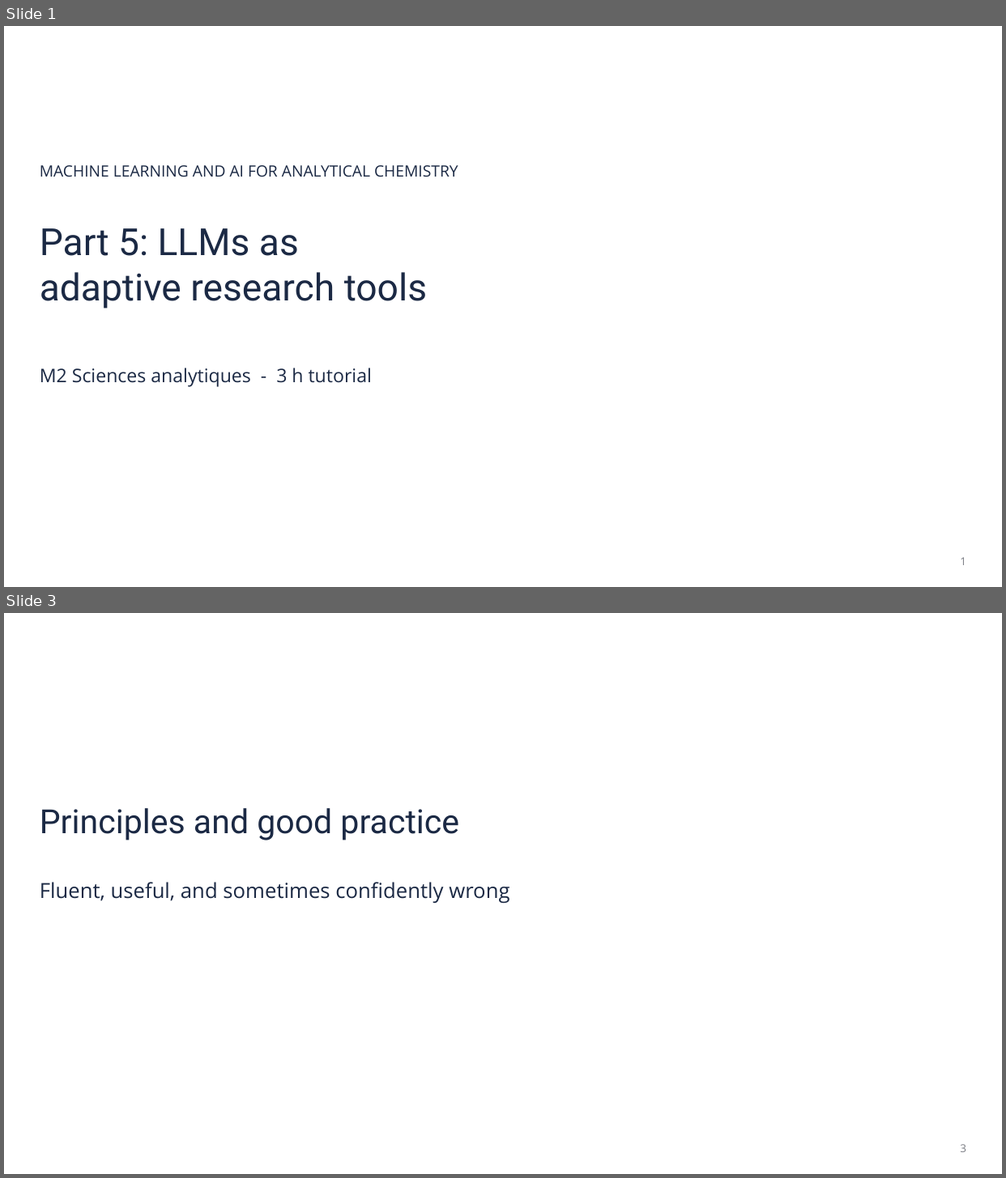
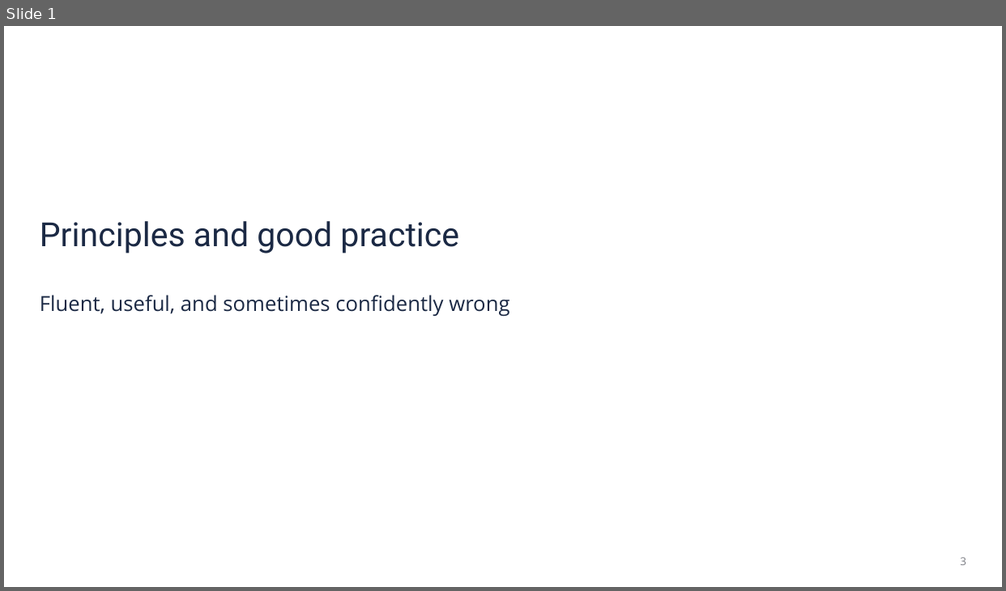
Before and after one commit to CompOmics/ML_AI_Analytical_Chemistry_Course, a slide deck: 05_LLM_Tools/slides/5_3_Part5_LLM_slides.pptx. Shown one above the other, each under a label of ours: slides 1 and 3 before the commit, slide 1 after it; the slides between them are not shown. The pictures are 1006x1178 and 1006x591 pixels, drawn with LibreOffice and Linux fonts; fonts in the diff are those of the drawing. Boxes give left, top, right and bottom in pixels: in the first picture for what was removed or moved away, otherwise in the second. Text is boxed around its words. In the diff, an @@ line names an element or a change of style, - is before the commit and + after.

```diff
--- a/05_LLM_Tools/slides/5_3_Part5_LLM_slides.pptx
+++ b/05_LLM_Tools/slides/5_3_Part5_LLM_slides.pptx
@@ slide 1 removed at [4,26,1002,587], background #FFFFFF @@
@@ text removed at [40,165,458,177] @@
-MACHINE LEARNING AND AI FOR ANALYTICAL CHEMISTRY
@@ text removed at [40,228,427,309] @@
-Part 5: LLMs as
-adaptive research tools
@@ text removed at [40,368,372,387] @@
-M2 Sciences analytiques - 3 h tutorial
@@ text removed at [960,557,966,565] @@
-1
@@ what was slide 3 is now slide 1 @@
```
Also in this commit, not shown: 1 slide changed, 3 other slides removed, 5 other files.
